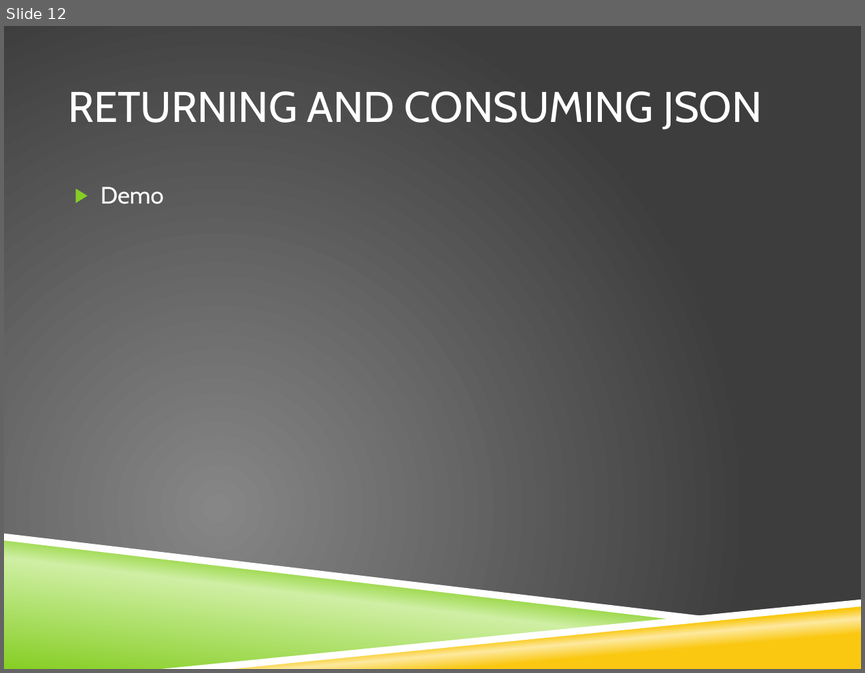
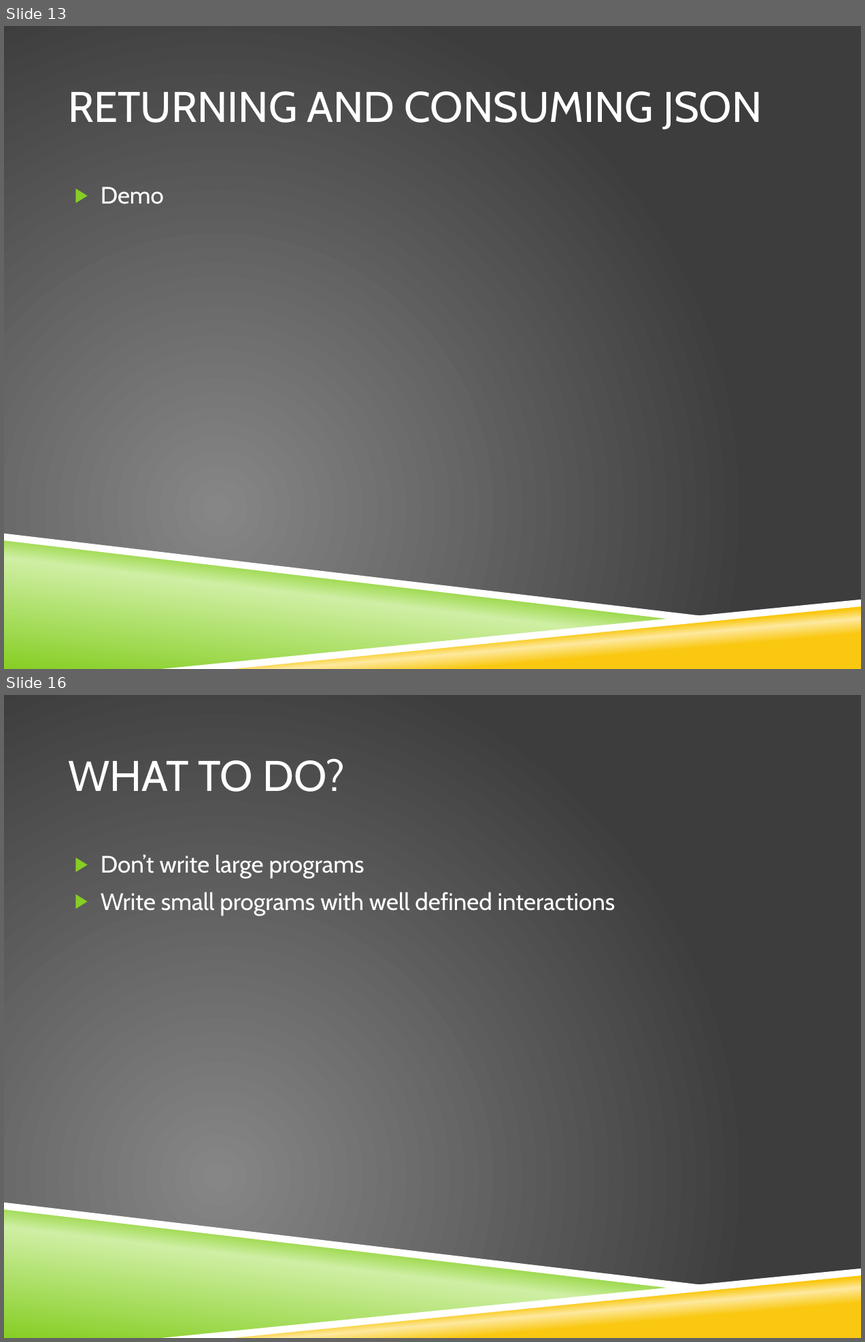
Before and after one commit to stimms/SinglePageApplications, a slide deck: Building Single page applications.pptx. Shown one above the other, each under a label of ours: slide 12 before the commit, slides 13 and 16 after it; the slides between them are not shown. The pictures are 865x673 and 865x1342 pixels, drawn with LibreOffice and Linux fonts; fonts in the diff are those of the drawing; background and template pictures are left out. Boxes give left, top, right and bottom in pixels: in the first picture for what was removed or moved away, otherwise in the second. Text is boxed around its words. In the diff, an @@ line names an element or a change of style, - is before the commit and + after.

```diff
--- a/Building Single page applications.pptx
+++ b/Building Single page applications.pptx
@@ slide 16 added at box(4, 695, 861, 1338), background picture (left out); not listed: 4 template elements that a slide beside it also shows @@
@@ title added at box(68, 759, 345, 792), 36 pt, text #FFFFFF @@
+WHAT TO DO?
@@ text added at box(101, 854, 615, 915), 20 pt, text #FFFFFF @@
+▶ Don’t write large programs
+▶ Write small programs with well defined interactions
@@ what was slide 12 is now slide 13 @@
```
Also in this commit, not shown: 1 slide changed, 5 other slides added, 1 slide removed.
